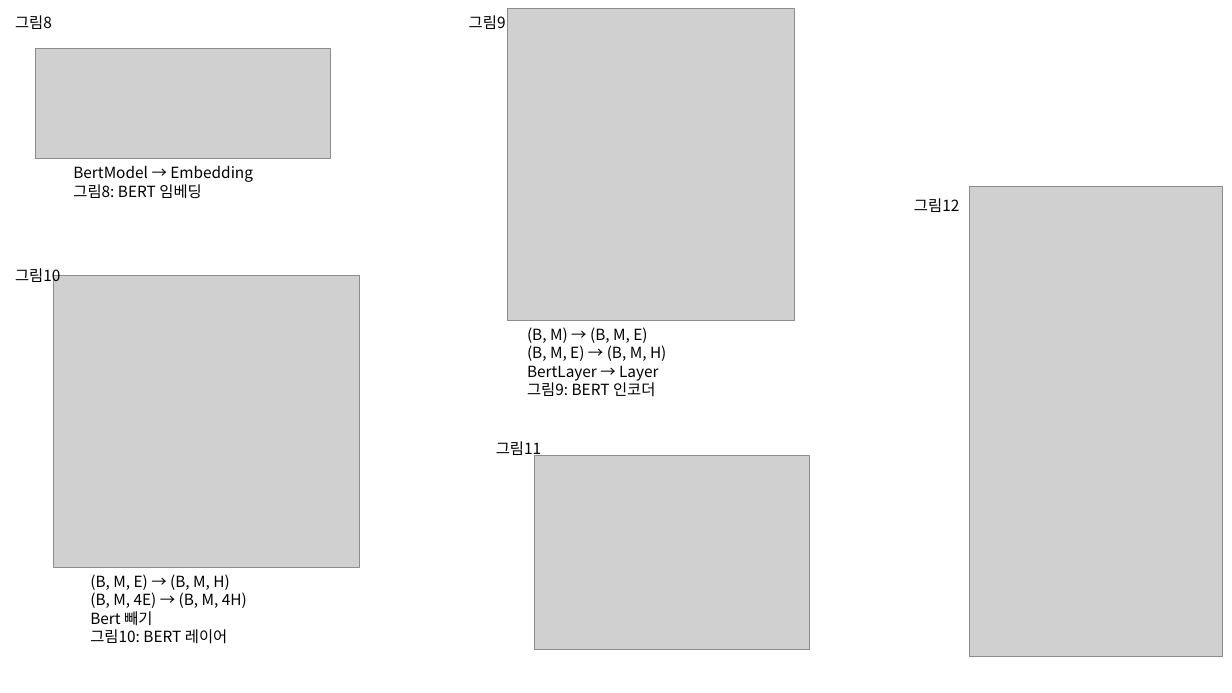
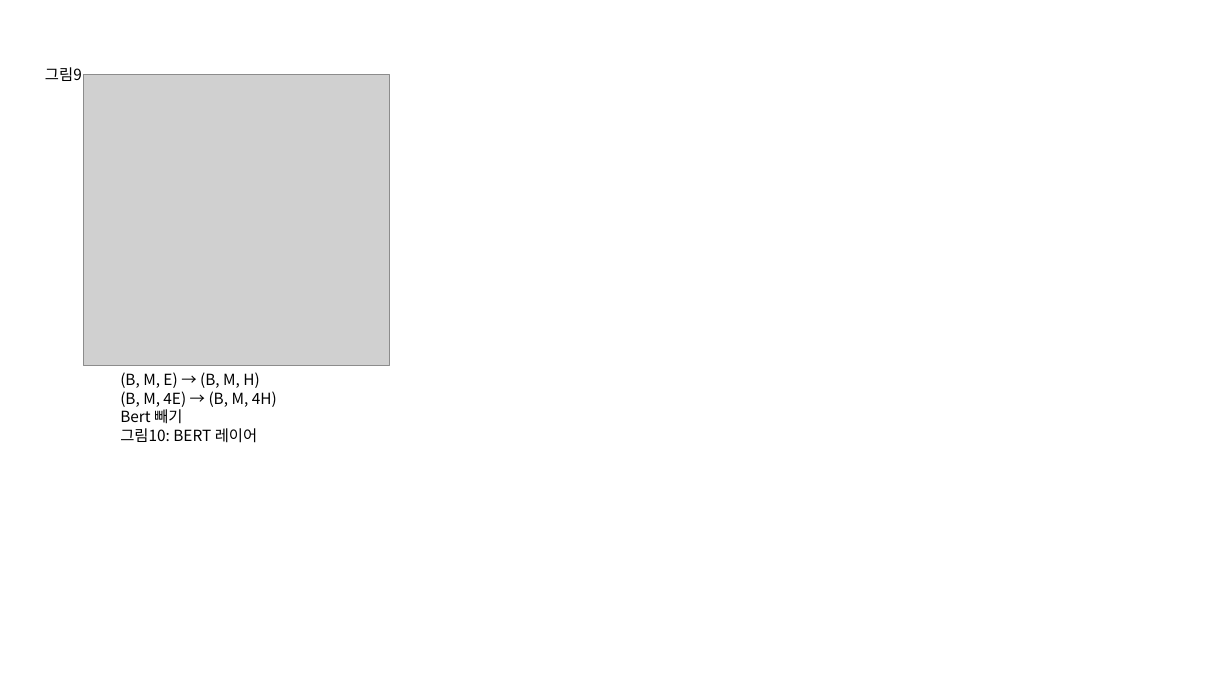
Before and after one commit to jinkilee/hello-transformer, a slide deck: slide 8 of draft/chapter5.pptx (slide 11 before the commit). Drawn at 1232x693 pixels with LibreOffice and Linux fonts; fonts in the diff are those of the drawing; grey boxes stand for pictures. Boxes give left, top, right and bottom in pixels: in the first picture for what was removed or moved away, otherwise in the second. Text is boxed around its words. In the diff, an @@ line names an element or a change of style, - is before the commit and + after.

```diff
--- a/draft/chapter5.pptx
+++ b/draft/chapter5.pptx
@@ text removed at <box>15,15,52,29</box> @@
-그림8
@@ picture removed at <box>507,8,795,321</box> @@
@@ picture removed at <box>35,48,331,159</box> @@
@@ text "그림9": place and size @@
-text "그림9" at <box>469,15,506,29</box>
+text "그림9" at <box>45,67,82,81</box>
@@ picture: place and size @@
-picture at <box>54,275,360,567</box>
+picture at <box>83,74,389,366</box>
@@ text removed at <box>73,165,253,199</box> @@
-BertModel → Embedding
-그림8: BERT 임베딩
@@ text removed at <box>914,198,959,212</box> @@
-그림12
@@ picture removed at <box>970,186,1223,656</box> @@
@@ text removed at <box>15,268,60,286</box> @@
-그림10
@@ text removed at <box>527,327,666,397</box> @@
-(B, M) → (B, M, E)
-(B, M, E) → (B, M, H)
-BertLayer → Layer
-그림9: BERT 인코더
@@ text "(B, M, E) → (B, ...": place and size @@
-text "(B, M, E) → (B, ..." at <box>90,574,247,644</box>
+text "(B, M, E) → (B, ..." at <box>120,372,277,443</box>
@@ text removed at <box>496,441,541,458</box> @@
-그림11
@@ picture removed at <box>534,456,810,649</box> @@
```
Also in this commit, not shown: 7 other slides changed, 5 slides added, 1 other file.
